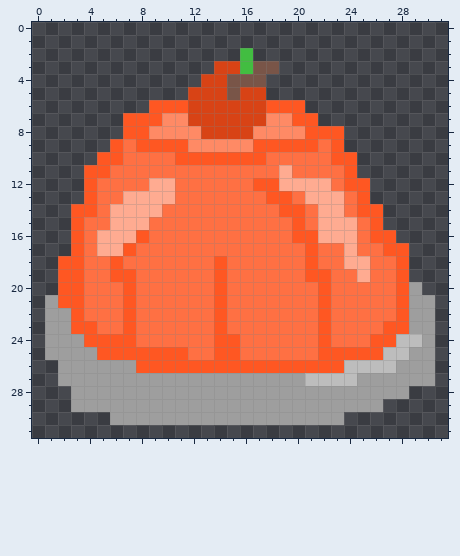
File history of a pixel-art sprite, assets/sprites/tiles/pudding.png. The picture above was drawn from the file before the commit.
The file is 32x32 pixels.
New version:
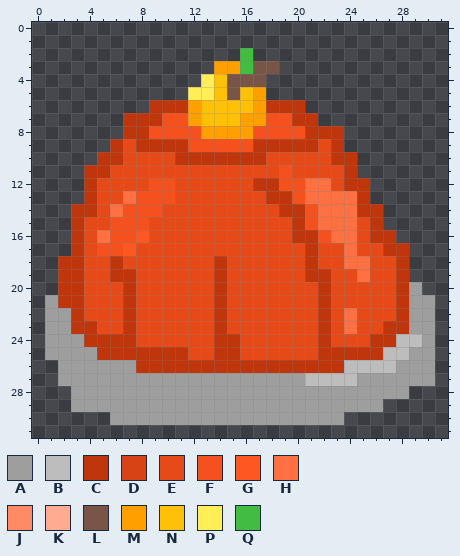
Palette (. is transparent): A #9e9e9e  B #bdbdbd  C #bf360c  D #d84315  E #e64a19  F #f4511e  G #ff5722  H #ff7043  J #ff8a65  K #ffab91  L #795548  M #ffa000  N #ffc107  P #ffee58  Q #42bd41
From old to new:
Changed rows in their new state; - is an unchanged pixel.
first column x 2:
 3 ------------MM-------------
 4 -----------PN--------------
 5 ----------PPN-NM-----------
 6 -------CCCMNNNNMCCC--------
 7 -----CCCFFMNNNMMFFCC-------
 8 -----CCFFFFMMMMFFFFCCC-----
 9 ----CECCCCFFFFFCCCCCEC-----
10 ---CCEEEECCCCCCCEEEEECC----
11 --CCEEEEEEEEEEEEEFEEEEC----
12 --CEEEEFFEEEEEECCFFHHECC---
13 --CEEHFFFEEEEEEECCFHHH-C---
14 -CCEHFFFEEEEEEEEECCFHH-CC--
15 -CEEFFFEEEEEEEEEEECFHHHEC--
16 -CEHFF-EEEEEEEEEEECCFHHECC-
17 -CEFF-EEEEEEEEEEEEECEEHEECC
18 CCEECEEEEEEECEEEEEECEEHHEEC
19 CCEECCEEEEEECEEEEEECCEEHEEC
20 CCEEECEEEEEECEEEEEEECEEEEEC
21 CCEEECEEEEEECEEEEEEECEEEEEC
22 -CEEECEEEEEECEEEEEEECE-EEEC
23 -CCEECEEEEEECEEEEEEECE-EECC
24 --CCCCEEEEEECCEEEEEECEEECC-
25 ---CCCCCCCEECCEEEEEECCCCC--
26 ------CCCCCCCCCCCCCCCC-----
Where, in picture pixels (left, top, right, bottom), the same in both pictures:
changed: (58, 61, 409, 373)
